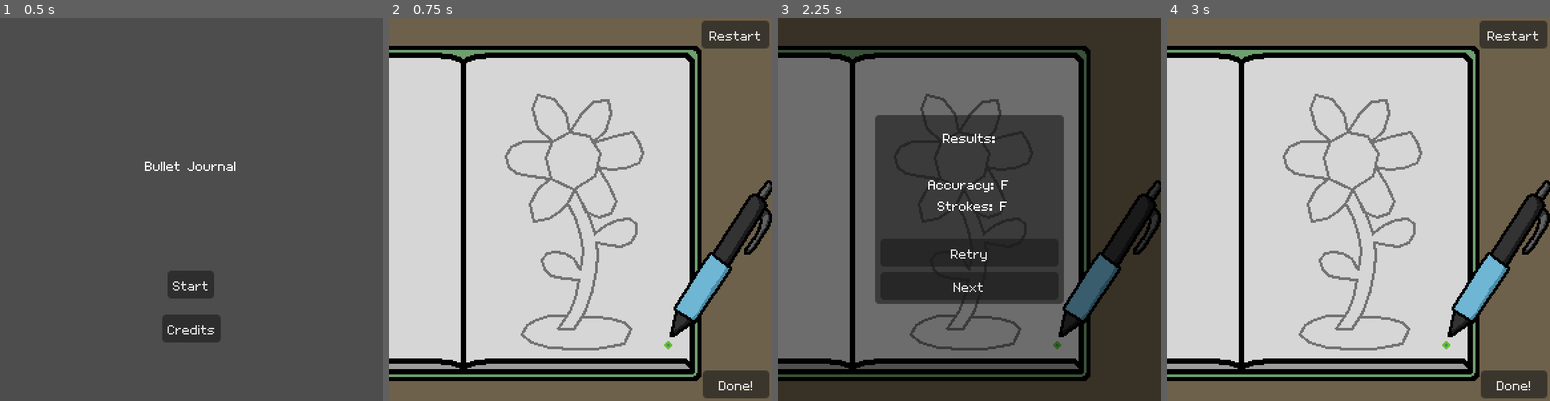
Above: before the commit, frames 1-4 (left to right).
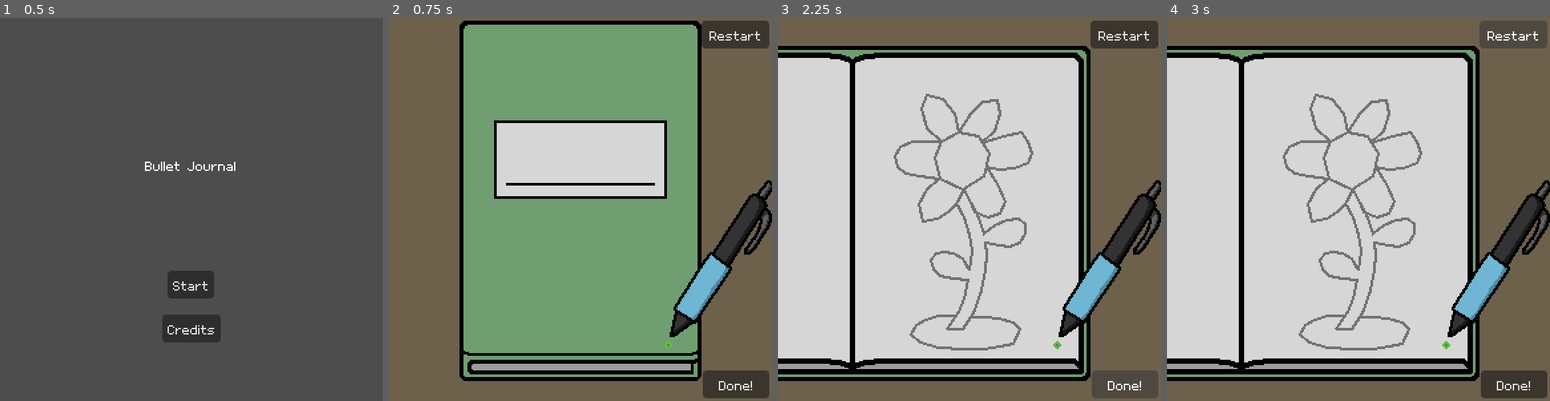
Above: after the commit, the same moments.

Repository: kennethbchen/Bullet-Journal-Game
Game: Godot game, scene res://Title.tscn
Two runs of this game, one before a commit and one after it. Both use one fixed random seed, a clock stepped at 60 frames per second and the inputs below. The engine's default icon, where the game draws it, is replaced by a stand-in: a white triangle on a blue panel in a dark square.
Inputs:
- Up to frame 1 (0.5 s): no input
- Up to frame 2 (0.75 s): click "Start" at 0.5 s
- Up to frame 3 (2.25 s): click "Restart" at 1.25 s; click "Done!" at 2 s
- Up to frame 4 (3 s): click "Retry" (after the commit: "Restart") at 2.75 s

Frame 1 is identical in both runs. In frame 2, 62% of the frame differs, in the area x 0-82%, y 0-95%; in frame 3, 90%, in the area x 0-100%, y 0-100%; in frame 4, less than 0.1%.

Commit message:
Implemented intro screen

Diff:
--- /dev/null
+++ b/Intro.tscn
@@ -0,0 +1,78 @@
+[gd_scene load_steps=6 format=3 uid="uid://c5va78u7xgsph"]
+
+[ext_resource type="Script" path="res://Scripts/Intro.gd" id="1_b6rwu"]
+[ext_resource type="PackedScene" uid="uid://cgfnwtxbl14yp" path="res://Level.tscn" id="2_h8as7"]
+[ext_resource type="PackedScene" uid="uid://cwmt167siurh6" path="res://Scenes/Player.tscn" id="3_jw2w2"]
+[ext_resource type="Texture2D" uid="uid://cebiahgui0km6" path="res://Sprites/IntroBackground.png" id="14_kklfx"]
+
+[sub_resource type="WorldBoundaryShape2D" id="WorldBoundaryShape2D_0wrkl"]
+
+[node name="Intro" type="Node2D"]
+script = ExtResource("1_b6rwu")
+next_scene = ExtResource("2_h8as7")
+metadata/_edit_vertical_guides_ = [1.0]
+
+[node name="GameUI" type="CanvasLayer" parent="."]
+
+[node name="DoneButton" type="Button" parent="GameUI"]
+anchors_preset = 3
+anchor_left = 1.0
+anchor_top = 1.0
+anchor_right = 1.0
+anchor_bottom = 1.0
+offset_left = -52.0
+offset_top = -23.0
+offset_right = -2.0
+offset_bottom = -2.0
+grow_horizontal = 0
+grow_vertical = 0
+text = "Done!"
+
+[node name="RestartButton" type="Button" parent="GameUI"]
+anchors_preset = 1
+anchor_left = 1.0
+anchor_right = 1.0
+offset_left = -53.0
+offset_top = 2.0
+offset_right = -2.0
+offset_bottom = 23.0
+grow_horizontal = 0
+text = "Restart"
+
+[node name="Walls" type="StaticBody2D" parent="." groups=["Wall"]]
+metadata/_edit_lock_ = true
+
+[node name="Left" type="CollisionShape2D" parent="Walls"]
+position = Vector2(56, 144)
+rotation = 1.5708
+shape = SubResource("WorldBoundaryShape2D_0wrkl")
+
+[node name="Bottom" type="CollisionShape2D" parent="Walls"]
+position = Vector2(144, 252)
+shape = SubResource("WorldBoundaryShape2D_0wrkl")
+
+[node name="Right" type="CollisionShape2D" parent="Walls"]
+position = Vector2(233, 144)
+rotation = -1.5708
+shape = SubResource("WorldBoundaryShape2D_0wrkl")
+
+[node name="Top" type="CollisionShape2D" parent="Walls"]
+position = Vector2(144, 4)
+rotation = 3.14159
+shape = SubResource("WorldBoundaryShape2D_0wrkl")
+
+[node name="Drawings" type="Node" parent="."]
+
+[node name="PlayerLineParent" type="Node" parent="Drawings"]
+
+[node name="Player" parent="." node_paths=PackedStringArray("line_parent") instance=ExtResource("3_jw2w2")]
+line_parent = NodePath("../Drawings/PlayerLineParent")
+
+[node name="Background" type="Sprite2D" parent="."]
+z_index = -4
+position = Vector2(144, 144)
+texture = ExtResource("14_kklfx")
+metadata/_edit_lock_ = true
+
+[connection signal="pressed" from="GameUI/DoneButton" to="." method="_on_done_button_pressed"]
+[connection signal="pressed" from="GameUI/RestartButton" to="." method="_on_restart_button_pressed"]
--- a/Level.tscn
+++ b/Level.tscn
@@ -8,11 +8,7 @@
 [ext_resource type="PackedScene" uid="uid://ckt2ug7d6uwrw" path="res://Scenes/WaterProjectile.tscn" id="5_44i16"]
 [ext_resource type="Script" path="res://Scripts/BulletHell/ProjectileGeneratorStep.gd" id="5_tsiwy"]
 [ext_resource type="Script" path="res://Scripts/BulletHell/SpawnPointGenerator.gd" id="6_qo587"]
-[ext_resource type="Script" path="res://Scripts/Player.gd" id="7_1325q"]
-[ext_resource type="PackedScene" uid="uid://cmn84sc4c3hn3" path="res://Scenes/LineDrawer.tscn" id="8_7gopk"]
-[ext_resource type="Texture2D" uid="uid://dylu3cq3lws6h" path="res://Sprites/PlayerHurtbox.png" id="9_xrk6d"]
-[ext_resource type="Texture2D" uid="uid://crhpivl7bdwgs" path="res://Sprites/Pen.png" id="10_p2h1b"]
-[ext_resource type="Script" path="res://Scripts/MouseInputHandler.gd" id="11_aqkge"]
+[ext_resource type="PackedScene" uid="uid://cwmt167siurh6" path="res://Scenes/Player.tscn" id="9_ew3a2"]
 [ext_resource type="Texture2D" uid="uid://d18tb4gbtrcct" path="res://Sprites/Background.png" id="12_ffcdh"]
 
 [sub_resource type="CanvasTexture" id="CanvasTexture_a0bh2"]
@@ -51,9 +47,6 @@
 sound_effect_name = ""
 sound_type = 0
 
-[sub_resource type="CircleShape2D" id="CircleShape2D_d5p4o"]
-radius = 3.0
-
 [node name="Level" type="Node2D"]
 script = ExtResource("1_fwlpn")
 metadata/_edit_vertical_guides_ = [1.0]
@@ -272,30 +265,8 @@
 position = Vector2(149, 0)
 rotation = 1.5708
 
-[node name="Player" type="CharacterBody2D" parent="." node_paths=PackedStringArray("line_parent")]
-z_index = 3
-position = Vector2(210, 246)
-motion_mode = 1
-script = ExtResource("7_1325q")
-line_drawer_scene = ExtResource("8_7gopk")
+[node name="Player" parent="." node_paths=PackedStringArray("line_parent") instance=ExtResource("9_ew3a2")]
 line_parent = NodePath("../Drawings/PlayerLineParent")
-max_grab_distance = 8.0
-
-[node name="HurtboxSprite" type="Sprite2D" parent="Player"]
-texture = ExtResource("9_xrk6d")
-
-[node name="PenSprite" type="Sprite2D" parent="Player"]
-modulate = Color(1, 1, 1, 0.466667)
-position = Vector2(1, -6)
-texture = ExtResource("10_p2h1b")
-centered = false
-offset = Vector2(0, -128)
-
-[node name="Hurtbox" type="CollisionShape2D" parent="Player"]
-shape = SubResource("CircleShape2D_d5p4o")
-
-[node name="MouseInputHandler" type="Node2D" parent="Player"]
-script = ExtResource("11_aqkge")
 
 [node name="Background" type="Sprite2D" parent="."]
 z_index = -4
@@ -305,7 +276,6 @@
 
 [connection signal="game_ended" from="." to="DrawingGrader" method="_on_game_ended"]
 [connection signal="game_ended" from="." to="ProjectileGenerator" method="_on_game_ended"]
-[connection signal="game_ended" from="." to="Player" method="_on_game_ended"]
 [connection signal="game_started" from="." to="ProjectileGenerator" method="_on_game_started"]
 [connection signal="pressed" from="ResultsUI/ResultsPanel/VBoxContainer/RestartLevelButton" to="." method="_on_restart_button_pressed"]
 [connection signal="pressed" from="ResultsUI/ResultsPanel/VBoxContainer/NextButton" to="." method="_on_next_button_pressed"]
@@ -313,5 +283,3 @@
 [connection signal="pressed" from="GameUI/RestartButton" to="." method="_on_restart_button_pressed"]
 [connection signal="results_created" from="DrawingGrader" to="ResultsUI/ResultsPanel/VBoxContainer/Results" method="_on_results_created"]
 [connection signal="pen_grabbed" from="Player" to="." method="_on_pen_grabbed"]
-[connection signal="left_mouse_pressed" from="Player/MouseInputHandler" to="Player" method="_on_left_mouse_pressed"]
-[connection signal="left_mouse_released" from="Player/MouseInputHandler" to="Player" method="_on_left_mouse_released"]
--- /dev/null
+++ b/Scenes/Player.tscn
@@ -0,0 +1,37 @@
+[gd_scene load_steps=7 format=3 uid="uid://cwmt167siurh6"]
+
+[ext_resource type="Script" path="res://Scripts/Player.gd" id="1_l0cd3"]
+[ext_resource type="PackedScene" uid="uid://cmn84sc4c3hn3" path="res://Scenes/LineDrawer.tscn" id="2_l4yke"]
+[ext_resource type="Texture2D" uid="uid://dylu3cq3lws6h" path="res://Sprites/PlayerHurtbox.png" id="3_skoq6"]
+[ext_resource type="Texture2D" uid="uid://crhpivl7bdwgs" path="res://Sprites/Pen.png" id="4_thima"]
+[ext_resource type="Script" path="res://Scripts/MouseInputHandler.gd" id="5_lnxjo"]
+
+[sub_resource type="CircleShape2D" id="CircleShape2D_d5p4o"]
+radius = 3.0
+
+[node name="Player" type="CharacterBody2D"]
+z_index = 3
+position = Vector2(210, 246)
+motion_mode = 1
+script = ExtResource("1_l0cd3")
+line_drawer_scene = ExtResource("2_l4yke")
+max_grab_distance = 8.0
+
+[node name="HurtboxSprite" type="Sprite2D" parent="."]
+texture = ExtResource("3_skoq6")
+
+[node name="PenSprite" type="Sprite2D" parent="."]
+modulate = Color(1, 1, 1, 0.466667)
+position = Vector2(1, -6)
+texture = ExtResource("4_thima")
+centered = false
+offset = Vector2(0, -128)
+
+[node name="Hurtbox" type="CollisionShape2D" parent="."]
+shape = SubResource("CircleShape2D_d5p4o")
+
+[node name="MouseInputHandler" type="Node2D" parent="."]
+script = ExtResource("5_lnxjo")
+
+[connection signal="left_mouse_pressed" from="MouseInputHandler" to="." method="_on_left_mouse_pressed"]
+[connection signal="left_mouse_released" from="MouseInputHandler" to="." method="_on_left_mouse_released"]
--- /dev/null
+++ b/Scripts/Intro.gd
@@ -0,0 +1,10 @@
+extends Node2D
+
+@export var next_scene: PackedScene
+
+func _on_done_button_pressed():
+	if next_scene != null:
+		get_tree().change_scene_to_packed(next_scene)
+
+func _on_restart_button_pressed():
+	get_tree().reload_current_scene()
--- a/Scripts/Player.gd
+++ b/Scripts/Player.gd
@@ -28,7 +28,6 @@
 func _ready():
 
 	assert(line_drawer_scene != null)
-	assert(line_parent != null)
 
 	_change_to_idle()
 
--- a/Title.tscn
+++ b/Title.tscn
@@ -1,11 +1,11 @@
 [gd_scene load_steps=3 format=3 uid="uid://c7il61voitkdo"]
 
 [ext_resource type="Script" path="res://Scripts/Title.gd" id="1_ev2yb"]
-[ext_resource type="PackedScene" uid="uid://cgfnwtxbl14yp" path="res://Level.tscn" id="2_wvwg3"]
+[ext_resource type="PackedScene" uid="uid://c5va78u7xgsph" path="res://Intro.tscn" id="2_k5rbk"]
 
 [node name="Title" type="Node2D"]
 script = ExtResource("1_ev2yb")
-next_scene = ExtResource("2_wvwg3")
+next_scene = ExtResource("2_k5rbk")
 
 [node name="UI" type="CanvasLayer" parent="."]
 
Not shown: 1 places in Level.tscn that only renumber resources
Binary file changed: Sprites/IntroBackground.ase
Binary file added: Sprites/IntroBackground.png
Not shown, added: Sprites/IntroBackground.png.import
